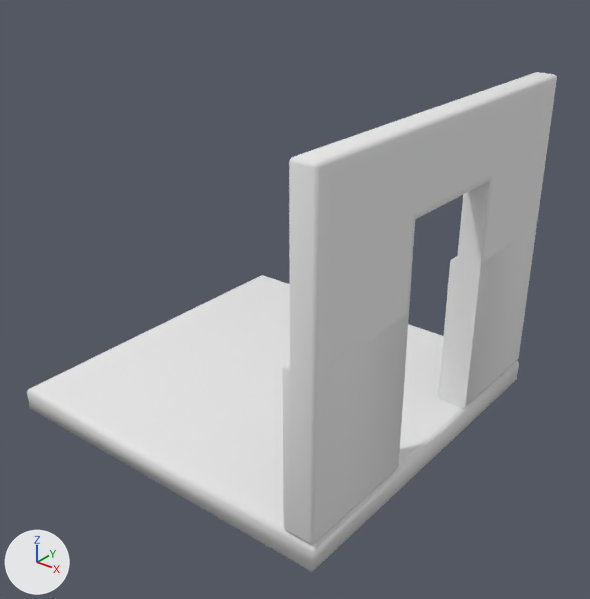
A saved change to the FBX model src/environment/rooms/models/wall-door.fbx.
One viewpoint serves both versions: a 50 mm lens placed at (17.6, -20.3, 12.08), pointed at (5.5, -5.17, 2.7). The axes (+X, +Y, +Z) are drawn at lower left. The lights are the same throughout. The first picture is the older version. Where no turn or scale is listed for an object, it has been applied to the vertices.

Script lines for the objects in view, before the commit:
```python
me_cube_010 = bpy.data.meshes.new('Cube.010')
me_cube_010.from_pydata(...)  # 156 vertices, 138 faces; spans x -5.0..5.0, y -5.0..5.0, z -0.46..8.45
me_cube_010.materials.append(mat_vertex)  # white #e7e7e7
ob_wall_door = bpy.data.objects.new('wall-door', me_cube_010)
ob_wall_door.location = (4.69, -4.83, -0.24)
```
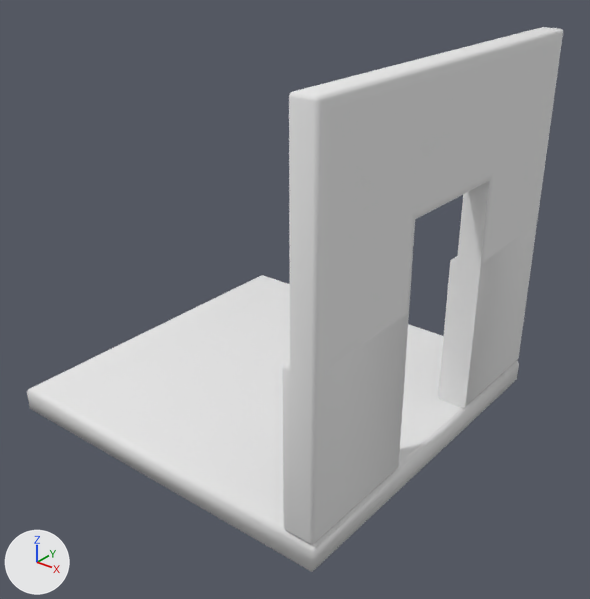
Where the newer file only moved an object's origin or applied its transform, the numbers keep the older frame.

Boxes (x1, y1, x2, y2) around the edits, measured in the pictures (590 x 599 px; the box of a moved part takes in the faces that stretch with it):
'wall-door', reshaped (9% taller): before (27, 72, 557, 572); after (27, 27, 563, 572)
part 1 of me_cube_010, moved or reshaped: before (289, 72, 557, 377); after (289, 27, 563, 377)

What the commit changed:
me_cube_010 is used by ob_wall_door; location (4.69, -4.83, -0.24).
me_cube_010 had 156 vertices, 138 faces and spanned x -5.0..5.0, y -5.0..5.0, z -0.46..8.45.
me_cube_010 now has 156 vertices, 138 faces and spans x -5.0..5.0, y -5.0..5.0, z -0.46..9.55.
me_cube_010 part 1: all 32 vertices in x 4.36..5.0, y -5.0..5.0, z 8.17..8.45 are moved by (0.0, 0.0, 1.09).
